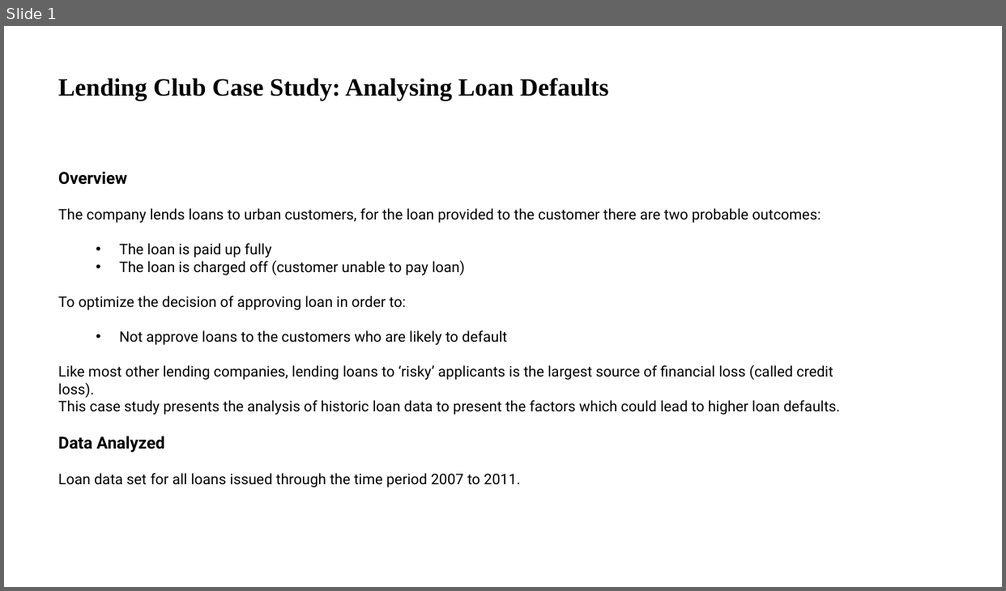
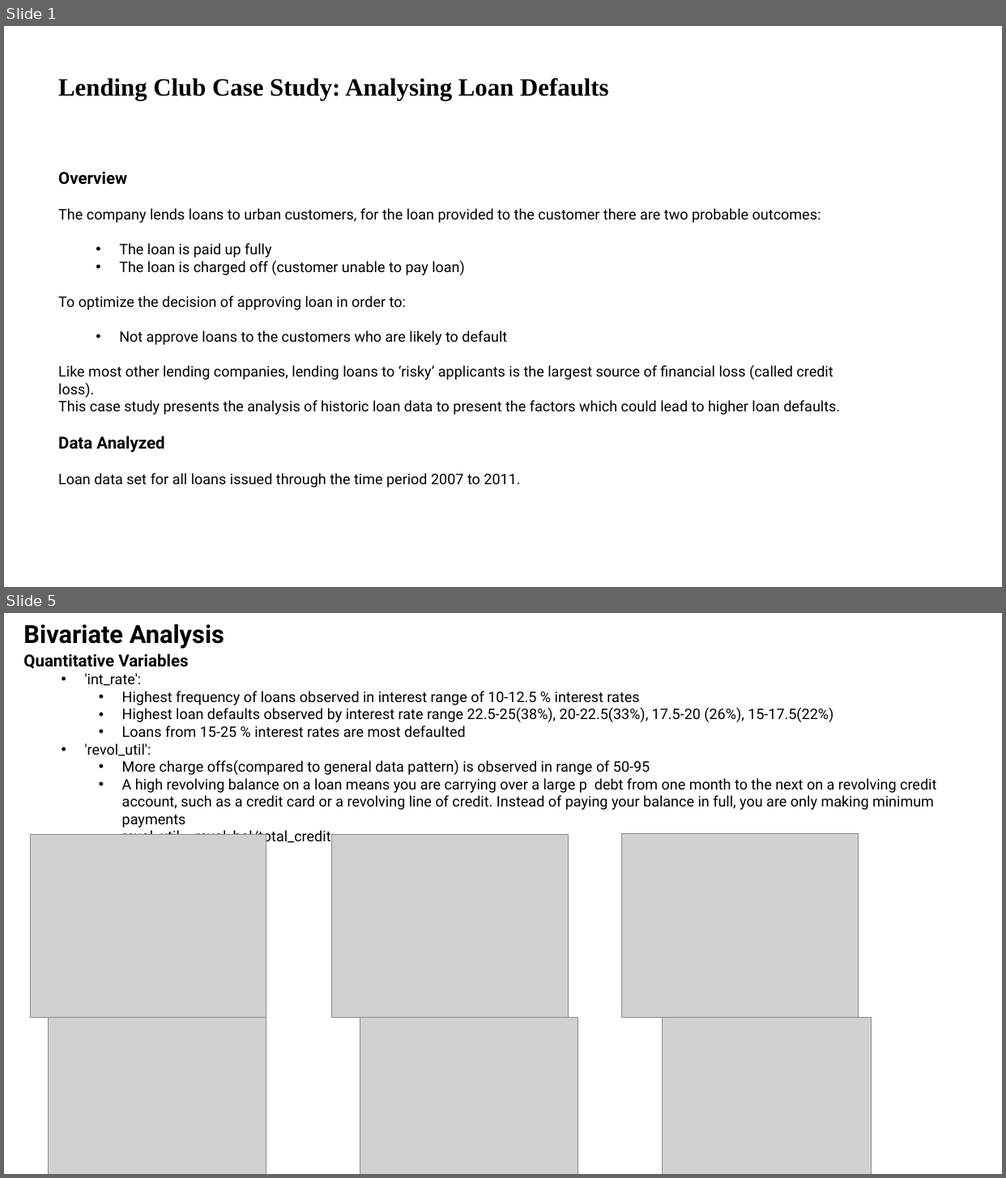
Before and after one commit to VFulara/LendingClubCaseStudy, a slide deck: Presentation.pptx. Shown one above the other, each under a label of ours: slide 1 before the commit, slides 1 and 5 after it; the slides between them are not shown. The pictures are 1006x591 and 1006x1178 pixels, drawn with LibreOffice and Linux fonts; fonts in the diff are those of the drawing; grey boxes stand for pictures. Boxes give left, top, right and bottom in pixels: in the first picture for what was removed or moved away, otherwise in the second. Text is boxed around its words. In the diff, an @@ line names an element or a change of style, - is before the commit and + after.

```diff
--- a/Presentation.pptx
+++ b/Presentation.pptx
@@ slide 5 added at (4, 613, 1002, 1174), background #FFFFFF @@
@@ text added at (23, 624, 224, 649), 24 pt, text #000000, bold @@
+Bivariate Analysis
@@ text added at (23, 653, 936, 846), 14 pt, text #000000 @@
+Quantitative Variables
+  • 'int_rate':
+    • Highest frequency of loans observed in interest range of 10-12.5 % interest rates
+    • Highest loan defaults observed by interest rate range 22.5-25(38%), 20-22.5(33%), 17.5-20 (26%), 15-17.5(22%)
+    • Loans from 15-25 % interest rates are most defaulted
+  • 'revol_util':
+    • More charge offs(compared to general data pattern) is observed in range of 50-95
+    • A high revolving balance on a loan means you are carrying over a large p debt from one month to the next on a revolving credit account, such as a credit card or a revolving line of credit. Instead of paying your balance in full, you are only making minimum payments
+    • revol_util = revol_bal/total_credit
@@ picture added at (31, 835, 266, 1017) @@
@@ picture added at (332, 835, 569, 1017) @@
@@ picture added at (621, 834, 859, 1018) @@
@@ picture added at (49, 1017, 266, 1174) @@
@@ picture added at (360, 1017, 577, 1174) @@
@@ picture added at (663, 1017, 872, 1174) @@
```
Also in this commit, not shown: 1 slide changed, 7 other slides added, 1 slide removed, 1 other file.
